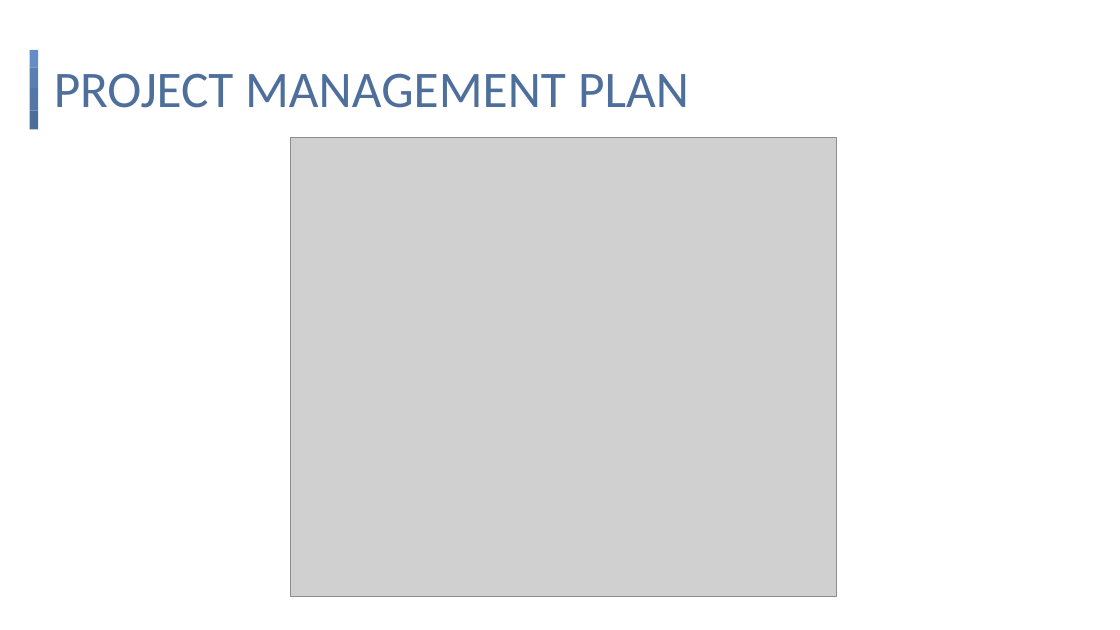
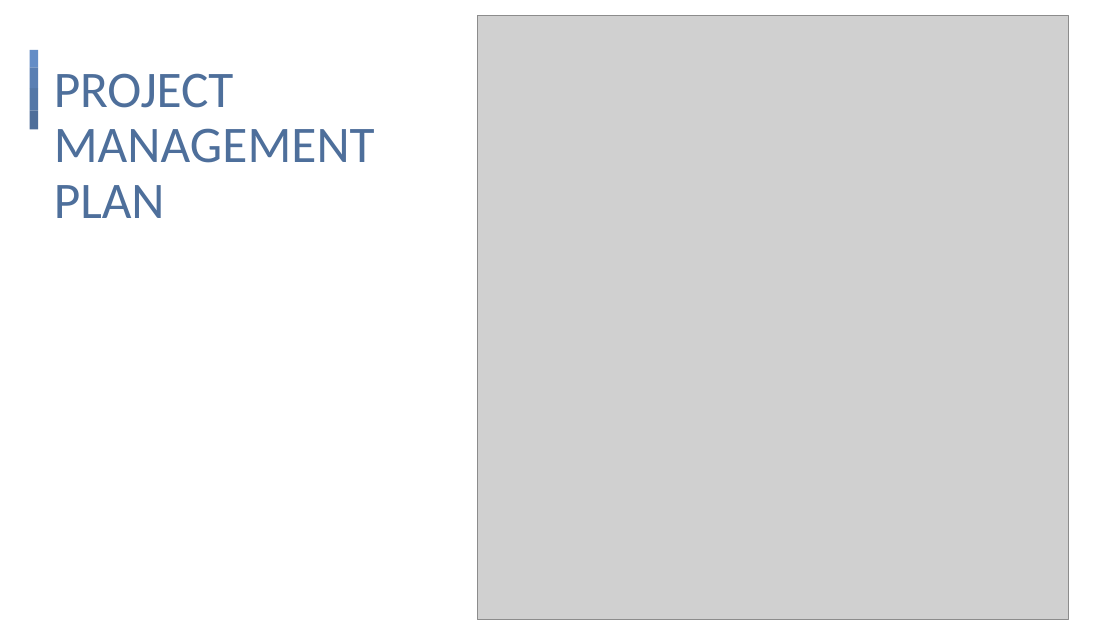
Before and after one commit to ducken1412/CapstoneProjectManagement, a slide deck: slide 16 of FPTU CAPSTONE PROJECT MANAGEMENT.pptx. Drawn at 1120x630 pixels with LibreOffice and Linux fonts; fonts in the diff are those of the drawing; grey boxes stand for pictures. Boxes give left, top, right and bottom in pixels: in the first picture for what was removed or moved away, otherwise in the second. Text is boxed around its words. In the diff, an @@ line names an element or a change of style, - is before the commit and + after.

```diff
--- a/FPTU CAPSTONE PROJECT MANAGEMENT.pptx
+++ b/FPTU CAPSTONE PROJECT MANAGEMENT.pptx
@@ picture added at (477, 16, 1069, 620) @@
@@ title "PROJECT MANAGEMENT PLAN" rewrapped from (54, 73, 689, 108) to (54, 73, 375, 218) @@
@@ picture removed at (291, 138, 837, 597) @@
```
Also in this commit, not shown: 4 other slides changed, 2 slides removed, 4 other files.
